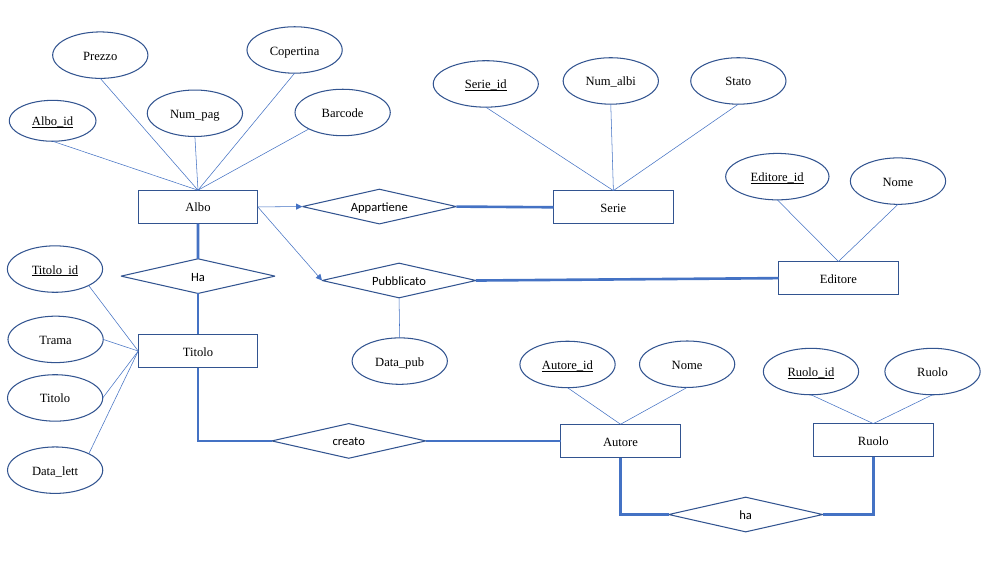
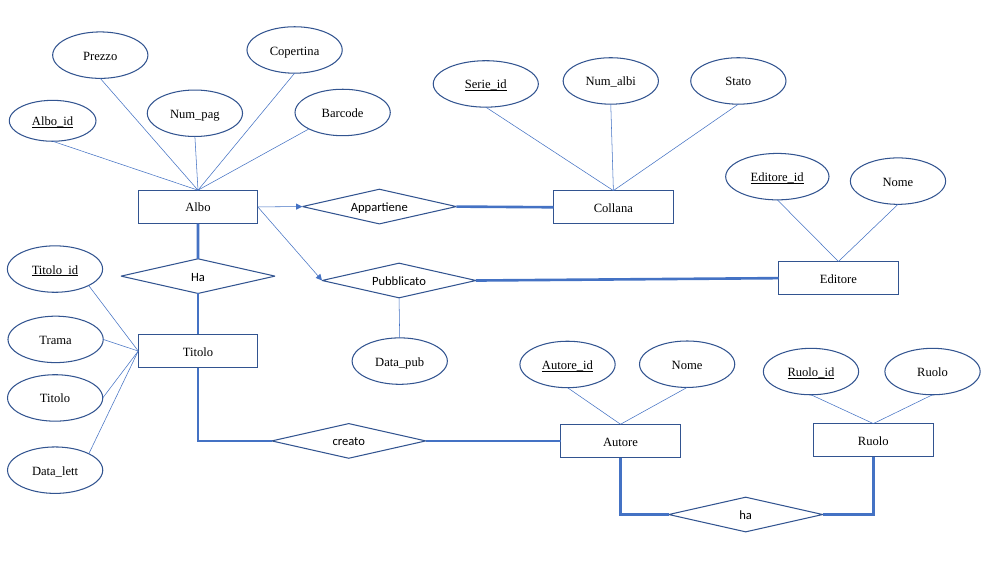
Before and after one commit to dnlx77/Prova, a slide deck: slide 1 of doc/Modello ER database fuemetti.pptx. Drawn at 1008x567 pixels with LibreOffice and Linux fonts; fonts in the diff are those of the drawing. Boxes give left, top, right and bottom in pixels: in the first picture for what was removed or moved away, otherwise in the second. Text is boxed around its words. In the diff, an @@ line names an element or a change of style, - is before the commit and + after.

```diff
--- a/doc/Modello ER database fuemetti.pptx
+++ b/doc/Modello ER database fuemetti.pptx
@@ text in rectangle at (594, 203, 633, 212): text changed @@
-Serie
+Collana
```
Also in this commit, not shown: 6 other files.
